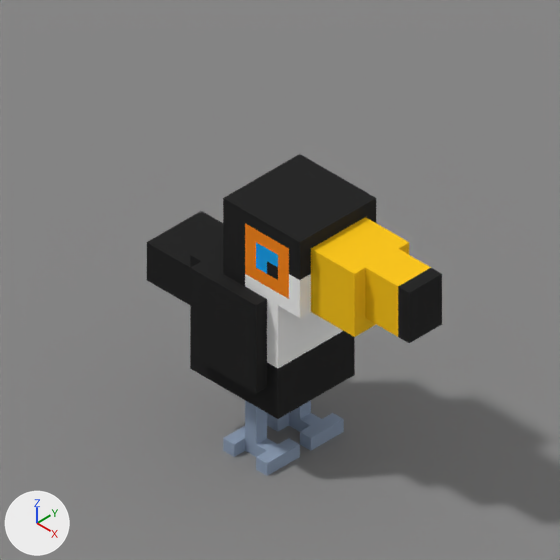
The Blender file 02 Animals/26-013 · Toco Toucan/blender/26-013 · Toco Toucan · Rig.blend: old version first, new version second.
Camera for both pictures: the file's camera 'CAM · ANIM 1x1'. The axes (+X, +Y, +Z) are drawn at lower left. The lights are the same throughout. The first picture is the older version.

The first picture shows 'VF · animal', 'VF · ground'.
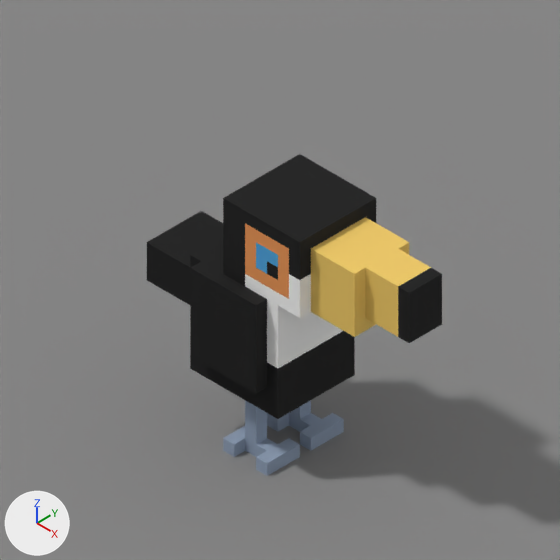
Boxes (x1, y1, x2, y2) around the edits, measured in the pictures (560 x 560 px):
'VF · animal', recoloured: (242, 215, 433, 339) in both

What changed in the scene script:
```text
Change mat_vf___bill___yellow_400:
    mat_vf___bill___yellow_400.base_color: (0.982, 0.571, 0.0) -> (0.871, 0.591, 0.136)  # yellow #fdc700 -> yellow #f0ca67
Change mat_vf___ring___orange_400:
    mat_vf___ring___orange_400.base_color: (1.0, 0.25, 0.00121) -> (0.815, 0.305, 0.0931)  # orange #ff8904 -> orange #e99656
```
